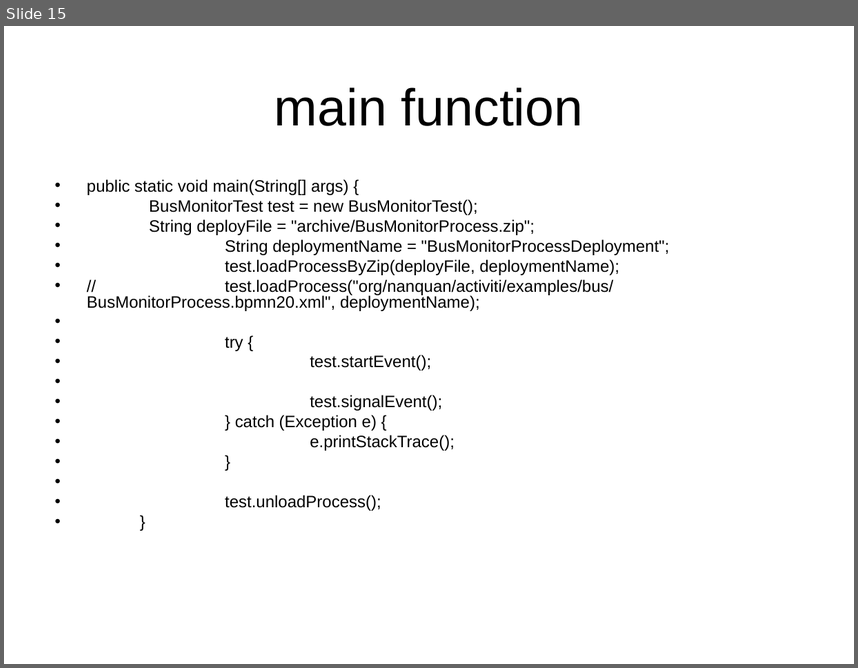
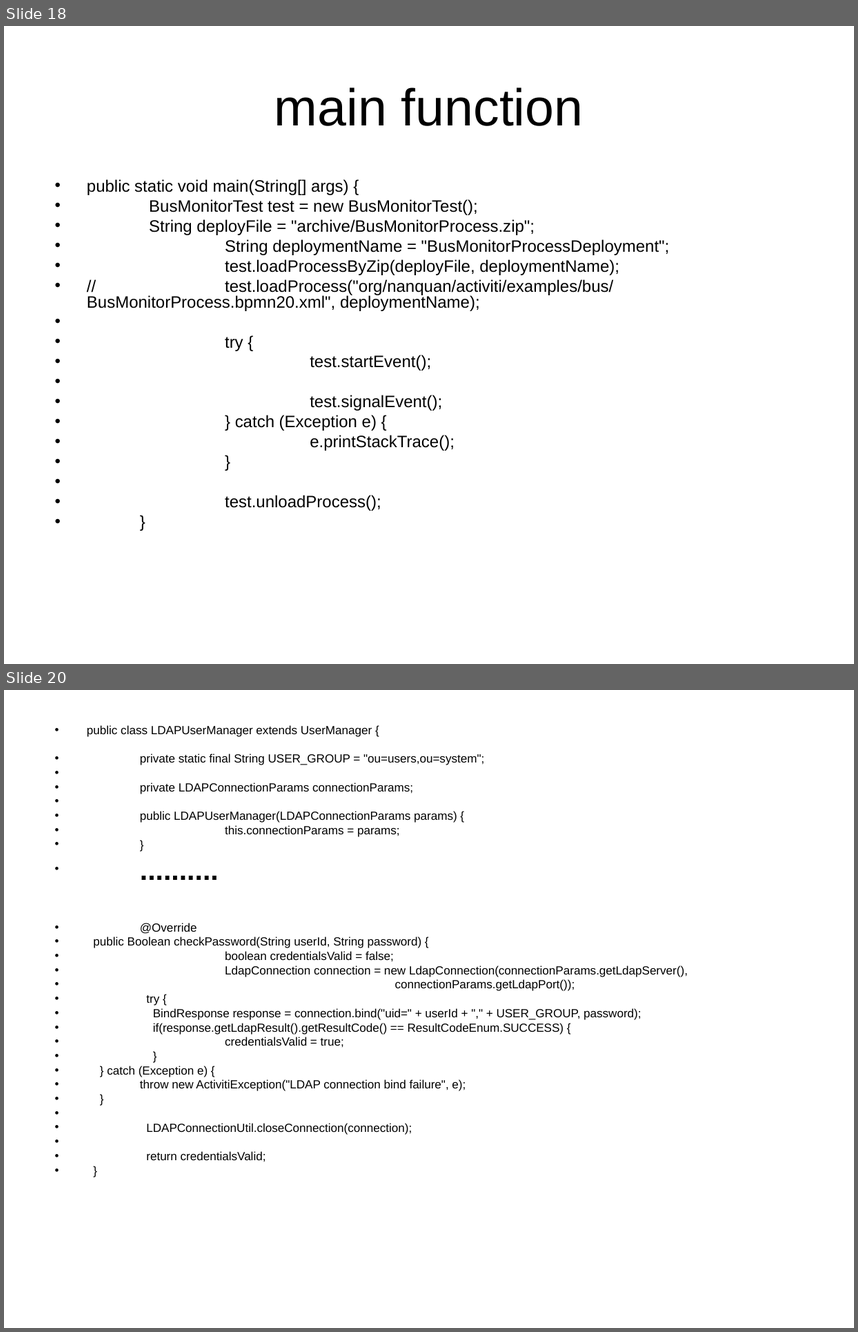
Before and after one commit to sunitawakchaure/activitidemo, a slide deck: BusMonitorActiviti/docs/BPM.ppt. Shown one above the other, each under a label of ours: slide 15 before the commit, slides 18 and 20 after it; the slides between them are not shown. The pictures are 858x668 and 858x1332 pixels, drawn with LibreOffice and Linux fonts; fonts in the diff are those of the drawing; background and template pictures are left out. Boxes give left, top, right and bottom in pixels: in the first picture for what was removed or moved away, otherwise in the second. Text is boxed around its words. In the diff, an @@ line names an element or a change of style, - is before the commit and + after.

```diff
--- a/BusMonitorActiviti/docs/BPM.ppt
+++ b/BusMonitorActiviti/docs/BPM.ppt
@@ slide 20 added at <box>4,690,854,1328</box>, background picture (left out) @@
@@ text added at <box>87,725,688,1161</box>, 10 pt, text #000000 @@
+• public class LDAPUserManager extends UserManager {
+• private static final String USER_GROUP = "ou=users,ou=system";
+• private LDAPConnectionParams connectionParams;
+• public LDAPUserManager(LDAPConnectionParams params) {
+• this.connectionParams = params;
+• }
+• ..........
+• @Override
+• public Boolean checkPassword(String userId, String password) {
+• boolean credentialsValid = false;
+• LdapConnection connection = new LdapConnection(connectionParams.getLdapServer(),
+• connectionParams.getLdapPort());
+• try {
+• BindResponse response = connection.bind("uid=" + userId + "," + USER_GROUP, password);
+• if(response.getLdapResult().getResultCode() == ResultCodeEnum.SUCCESS) {
+• credentialsValid = true;
+• }
+• } catch (Exception e) {
+• throw new ActivitiException("LDAP connection bind failure", e);
+• }
+• LDAPConnectionUtil.closeConnection(connection);
+• return credentialsValid;
+• }
@@ what was slide 15 is now slide 18 @@
```
Also in this commit, not shown: 3 slides changed, 8 other slides added, 5 slides removed, 5 other files.
